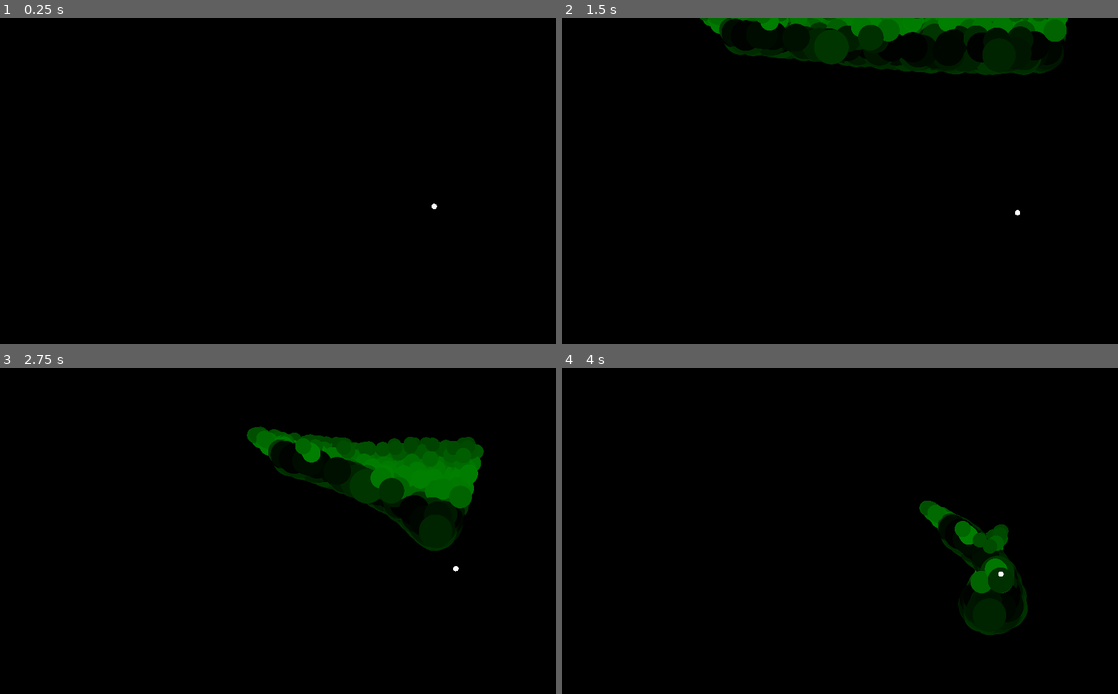
Above: before the commit, frames 1-4 (two rows, left to right).
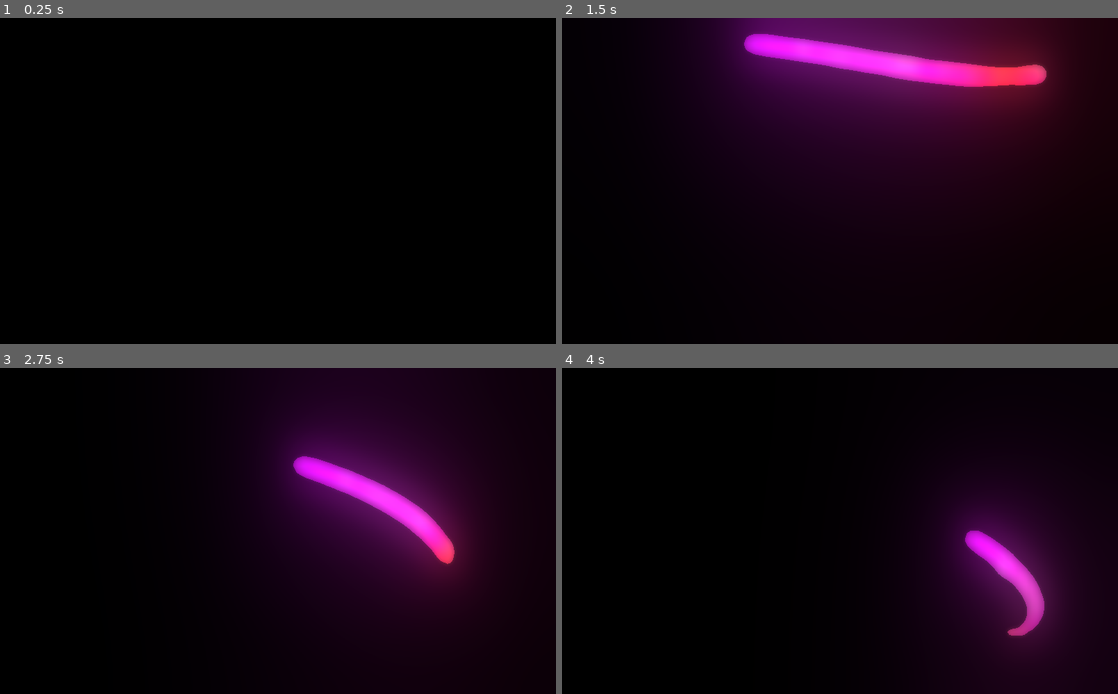
Above: after the commit, the same moments.

Repository: raffomania/3body
Game: Godot game, scene res://main.tscn
Same seed, same stepped clock (60 frames per second), same inputs: the game is played once before the commit and once after it. The engine's default icon, where the game draws it, is replaced by a stand-in: a white triangle on a blue panel in a dark square.
Inputs:
- Up to frame 1 (0.25 s): no input
- Up to frame 2 (1.5 s): tap Enter (ui_accept) at 0.5, 0.77 s
- Up to frame 3 (2.75 s): tap Enter (ui_accept) at 1.52 s
- Up to frame 4 (4 s): tap Enter (ui_accept) at 3.02, 3.77 s

The runs differ from the first frame. In frame 1, less than 0.1% of the frame differs, in the area x 77-79%, y 56-59%; in frame 2, 38%, in the area x 21-100%, y 0-61%; in frame 3, 29%; in frame 4, 15%.

Commit message:
adjust some parameters

Diff:
--- a/main.tscn
+++ b/main.tscn
@@ -18,6 +18,7 @@
 [sub_resource type="Environment" id=3]
 background_mode = 4
 background_color = Color( 1, 0, 0, 1 )
+glow_enabled = true
 glow_levels/1 = true
 glow_levels/3 = false
 glow_levels/4 = true
@@ -38,14 +39,13 @@
 [node name="Spatial2" type="Particles2D" parent="."]
 position = Vector2( 543.848, -85.126 )
 amount = 500
-lifetime = 10.0
-speed_scale = 0.5
+lifetime = 50.0
+speed_scale = 2.0
 process_material = SubResource( 1 )
 texture = ExtResource( 5 )
 script = ExtResource( 3 )
 
 [node name="metaballs" type="TextureRect" parent="."]
-visible = false
 material = SubResource( 2 )
 anchor_right = 1.0
 anchor_bottom = 1.0
--- a/particle.shader
+++ b/particle.shader
@@ -30,14 +30,14 @@
     CUSTOM.x = rand_from_seed(alt_seed1);
     vec2 position = vec2((rand_from_seed(alt_seed2) * 2.0 - 1.0) * 400.0,
                          (rand_from_seed(alt_seed3) * 2.0 - 1.0));
-    TRANSFORM *= (0.3 * CUSTOM.x + 0.2);
+    TRANSFORM *= (0.2 * CUSTOM.x + 0.1);
     TRANSFORM[3].xy = position;
 	} else {
-    VELOCITY.xy += ((target - TRANSFORM[3].xy) * (CUSTOM.x * 0.2 + 0.15)) * DELTA;
+    VELOCITY.xy += ((target - TRANSFORM[3].xy) * (CUSTOM.x * 0.1 + 0.4)) * DELTA;
     float distance = distance(target, TRANSFORM[3].xy);
-    if (distance < 200.0) {
+    if (distance < 100.0) {
       vec2 to_target = TRANSFORM[3].xy - target;
-      vec2 perpendicular = vec2(to_target.y, -to_target.x) * DELTA * (CUSTOM.x * 10.0 + 40.0);
+      vec2 perpendicular = vec2(to_target.y, -to_target.x) * DELTA * (CUSTOM.x * 10.0 + 60.0);
       VELOCITY.xy = (VELOCITY.xy * 0.99) + (perpendicular * 0.01);
     }
 
@@ -48,9 +48,9 @@
     // Set colors based on velocity and mix in a little green based on the random seed.
     float rescaled_y = abs(sin(VELOCITY.y / 100.0));
     float rescaled_x = abs(sin(VELOCITY.x / 100.0));
-    float red = mix(0.1, 0.5, rescaled_y);
-    float blue = mix(0.1, 0.4, rescaled_x);
-    float green = mix(0.01, 0.5, sin(CUSTOM.x * 6.141) * 0.5 + 0.5);
-    COLOR = vec4(0.0, green, 0.0, 1.0);
+    float red = mix(0.1, 0.7, rescaled_y);
+    float blue = mix(0.1, 0.7, rescaled_x);
+    float green = mix(0.01, 0.4, sin(CUSTOM.x * 6.141) * 0.5 + 0.5);
+    COLOR = vec4(red, green, blue, 1.0);
 	}
 }
